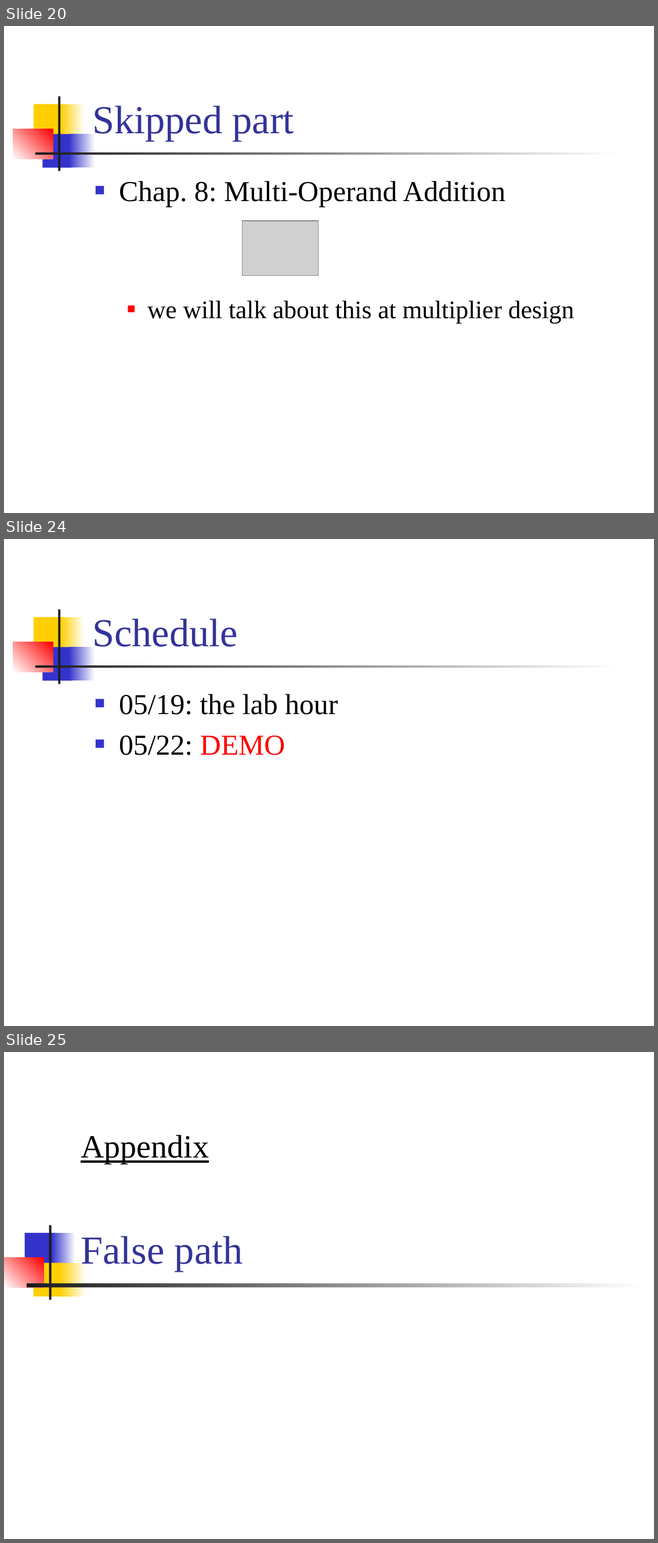
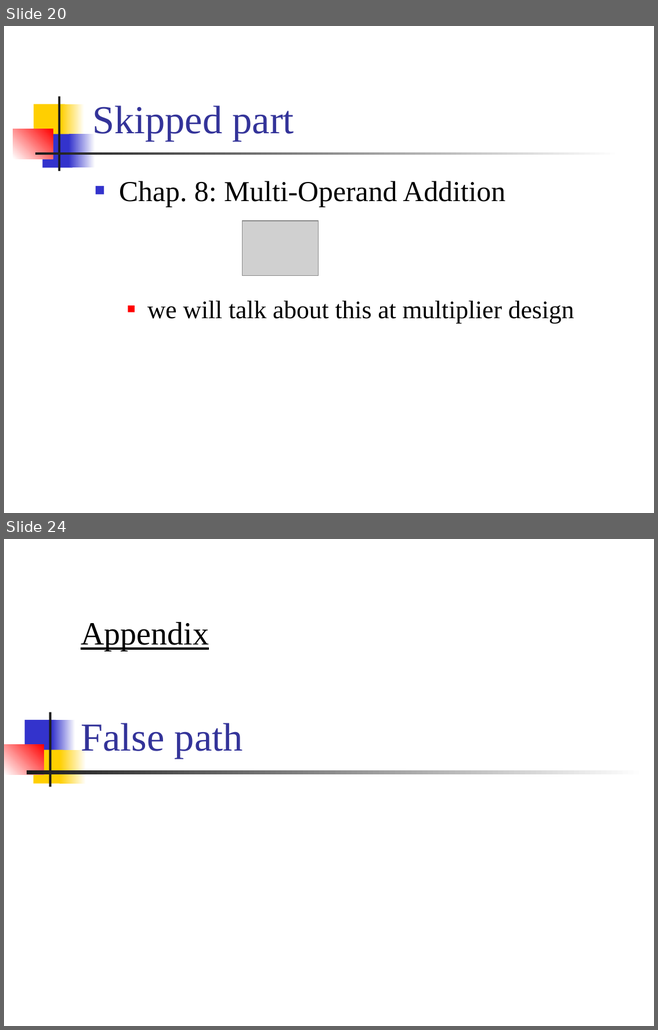
Before and after one commit to CGUSystemCourses/CompArith-2018, a slide deck: Lectures/lec03-adder/lec03g-c_select_skip_adder.pptx. Shown one above the other, each under a label of ours: slides 20, 24 and 25 before the commit, slides 20 and 24 after it; the slides between them are not shown. The pictures are 658x1543 and 658x1030 pixels, drawn with LibreOffice and Linux fonts; fonts in the diff are those of the drawing; grey boxes stand for pictures. Boxes give left, top, right and bottom in pixels: in the first picture for what was removed or moved away, otherwise in the second. Text is boxed around its words. In the diff, an @@ line names an element or a change of style, - is before the commit and + after.

```diff
--- a/Lectures/lec03-adder/lec03g-c_select_skip_adder.pptx
+++ b/Lectures/lec03-adder/lec03g-c_select_skip_adder.pptx
@@ slide 24 removed at (4,539,654,1026), background #FFFFFF; not listed: 7 template elements that a slide beside it also shows @@
@@ title removed at (92,618,238,647) @@
-Schedule
@@ text removed at (119,694,338,755) @@
-■ 05/19: the lab hour
-■ 05/22: DEMO
@@ what was slide 25 is now slide 24 @@
```
Also in this commit, not shown: 3 slides changed.
